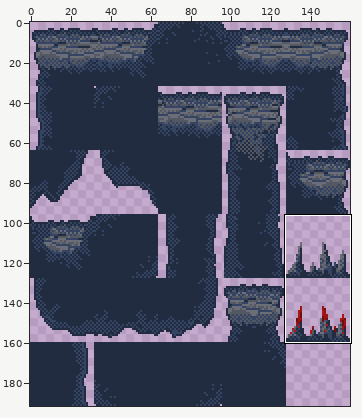
A sprite sheet gets an edit: Textures/Background/caverns/cave_ground.png. The picture above shows the old version from afar; the outline marks the close-up.
Close-up. Before the edit:
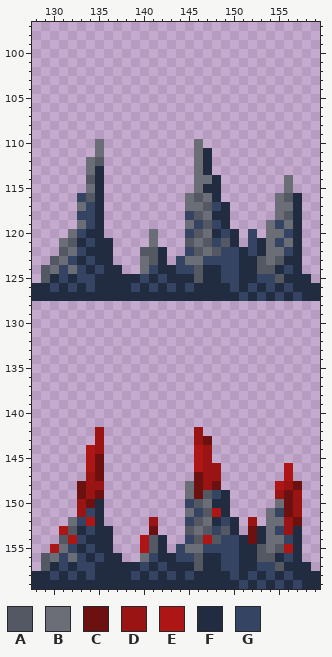
The file is 160x192 pixels. Shown: x 128..159, y 97..159.
Palette (. is transparent): A #535863  B #6b6e76  C #6d1010  D #9a1414  E #ae1616  F #222c40  G #354463
Pixels before, first column x 128:
110 .......B..........B.............
111 .......B..........BF............
112 ......BA..........BF............
113 ......BF..........BF............
114 ......AF..........BBF.......B...
115 ......BF..........BFF.......B...
116 .....GAF.........BABF......BAF..
117 .....BGF.........BBAGF.....BBF..
118 .....GGF.........GABFF.....BAF..
119 .....BGF.........BGAGF....BGBF..
120 ....BGFF.....B...GABFGF.G.BBGF..
121 ...BAFGFF....B...ABAGAF.GFBGBF..
122 ...ABGFFF...AAF..GABAGGFGFBBGF..
123 ..ABGFGFF...BAF.GBBGGGGFFABAFF..
124 .ABGBGFGFF..BGFFGGAFFGGFFAAFGF..
125 .AFGFGGFFFFFGFGFFFAFFGGFFGGAFFF.
126 FFGFGFGFFFFGFGFGFGFFFFGFGFGFGFFF
127 FFFFFFFFFFFFFFFFFFFFFFFGFGFGFGFF
128 ................................
129 ................................
130 ................................
131 ................................
132 ................................
133 ................................
134 ................................
135 ................................
136 ................................
137 ................................
138 ................................
139 ................................
140 ................................
141 ................................
142 .......D..........D.............
143 .......D..........DC............
144 ......ED..........ED............
145 ......EC..........ED............
146 ......EC..........EDD.......E...
147 ......DC..........CDD.......E...
148 .....CDD.........BCDC......EDC..
149 .....CDC.........BCAGF.....DCD..
150 .....DCF.........GABFF.....BCD..
151 .....DGF.........BGAEF....BGCD..
152 ....BGEF.....D...GABFGF.D.BBDC..
153 ...EAFGFF....C...ABAGAF.CFBGDF..
154 ...AEGFFF...EAF..GAEAGGFCFBBGF..
155 ..EBGFGFF...EAF.GBBGGGGFFABAEF..
156 .ABGBGFGFF..BGFFGGAFFGGFFAAFGF..
157 .AFGFGGFFFFFGFGFFFAFFGGFFGGAFFF.
158 FFGFGFGFFFFGFGFGFGFFFFGFGFGFGFFF
159 FFFFFFFFFFFFFFFFFFFFFFFGFGFGFGFF
And afterwards:
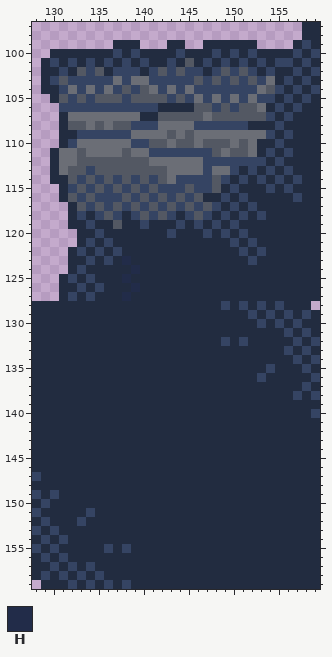
Colours new in this view: H #222c49
The author wrote: Текстурки для платформ Убрал шипы, вставил недостающие кусочки.
The exact change:
Changed rows in their new state; - is an unchanged pixel.
first column x 128:
 97 ------------------------------FF
 98 ------------------------------FF
 99 ---------FFF---FF--FFFFFF----FGF
100 --FFFFFFFGFGFFFFGFFFGFGFGFFFFGFG
101 -FGFGFGFGFGFGFFGFAFGFGFGFGFGGFGF
102 -FFGFAGAFGGGFGAGAGGFGAGAGFGFFGFG
103 -FGAGGGGGBGBBGGGGGAGAGAGAGBFGFGF
104 -FFGBGBGBGAGABGBGBGGGGGGGBAGFGFG
105 --FAGAGAAAGAAAAGAGBGBGBGBGGFGFGF
106 ---GGGGGGGGGGGFFFFAAGAGAABFGFGFF
107 ---FBBBBBBBBFFAAAAABAAAAAAGFGFFF
108 ---FAABABAAGGGBBBBGGGGGGFFFGFFFF
109 ---FFGGGGGGBBBBABABBBBBBBBGFGFFF
110 ---FGBB-BBBGGAABAA-AAABABFFGFFFF
111 --FBBAB-BBABBGGGGGGGABAABFGFGFFF
112 --FBBAA-AAAAABBBBB-GGGGGGGFGFFFF
113 --FBAAGAAAAAAAABBB-GBBGFGFGFGFFF
114 --FFAG-GAGAGAGABGGGGAGFGFGFGFGFF
115 ---FGAGAGAGAGAGGGAGGAFGFFFGFGFFF
116 ---FA--GGGAGAGAGAG-F-GFGFFFFFGFF
117 ----FA-AGAGAGAGAGAG---GFGFFFF-FF
118 ----F-FGAGFGAGAGF--G-GFGFGFFF-FF
119 ----FF--FAFFGFFFGF-F--GFFFFFF-FF
120 ----.F-GFFFFFFFGFFFG---GFFFFF-FF
121 ---..---GFFFFFFFFFFFFFGF--FFF-FF
122 ---.F--G-GFFFF-FFFFFFFFGFGFFF-FF
123 --..F---GFHFFF-FFFFFFFF-GFFF--FF
124 -...F--F--FHFF--FFF--FF--FF-F-FF
125 -..FGF----H-F-F---F--FF--FFF---F
126 ...-FGFG---H-F-F-F----F-F-F-F---
127 ...-G-G---H------------F-F-F-F--
128 FFFFFFFFFFFFFFFFFFFFFGFGFGFGFFF-
129 FFFFFFFFFFFFFFFFFFFFFFFFGFGFGFGF
130 FFFFFFFFFFFFFFFFFFFFFFFFFGFGFGFF
131 FFFFFFFFFFFFFFFFFFFFFFFFFFFFGFGF
132 FFFFFFFFFFFFFFFFFFFFFGFGFFFFFGFG
133 FFFFFFFFFFFFFFFFFFFFFFFFFFFFGFGF
134 FFFFFFFFFFFFFFFFFFFFFFFFFFFFFGFG
135 FFFFFFFFFFFFFFFFFFFFFFFFFFGFFFGF
136 FFFFFFFFFFFFFFFFFFFFFFFFFGFFFFFG
137 FFFFFFFFFFFFFFFFFFFFFFFFFFFFFFGF
138 FFFFFFFFFFFFFFFFFFFFFFFFFFFFFGFG
139 FFFFFFFFFFFFFFFFFFFFFFFFFFFFFFFF
140 FFFFFFFFFFFFFFFFFFFFFFFFFFFFFFFG
141 FFFFFFFFFFFFFFFFFFFFFFFFFFFFFFFF
142 FFFFFFFFFFFFFFFFFFFFFFFFFFFFFFFF
143 FFFFFFFFFFFFFFFFFFFFFFFFFFFFFFFF
144 FFFFFFFFFFFFFFFFFFFFFFFFFFFFFFFF
145 FFFFFFFFFFFFFFFFFFFFFFFFFFFFFFFF
146 FFFFFFFFFFFFFFFFFFFFFFFFFFFFFFFF
147 GFFFFFFFFFFFFFFFFFFFFFFFFFFFFFFF
148 FFFFFFFFFFFFFFFFFFFFFFFFFFFFFFFF
149 GFGFFFFFFFFFFFFFFFFFF-FFFFFFFFFF
150 FGFFFFF-FFFFFFFFFFFF--FFFFFFFFFF
151 GFFFFF--FFFFFFFFFFFFF-FFFFFFFFFF
152 FGFFF-F-FFFFFFFFFFFF-F-FFFFFFFFF
153 GFGFF-F--FFFFFFFFFFFFF-FF-FFF-FF
154 FGFGFF---FFFFF-FFFFFFFF-F-FFF-FF
155 GFGFF-F-GFGFFF-FFFFFFFF--FFFF-FF
156 FGF-FF-F--FFFF--FFF--FF--FF-F-FF
157 FFGFGF------F-F---F--FF--FFF---F
158 -GFGFGFG---F-F-F-F----F-F-F-F---
159 .---G-G-G-G------------F-F-F-F--
Where, in picture pixels (left, top, right, bottom), the same in both close-ups:
changed: (32, 22, 320, 589)
